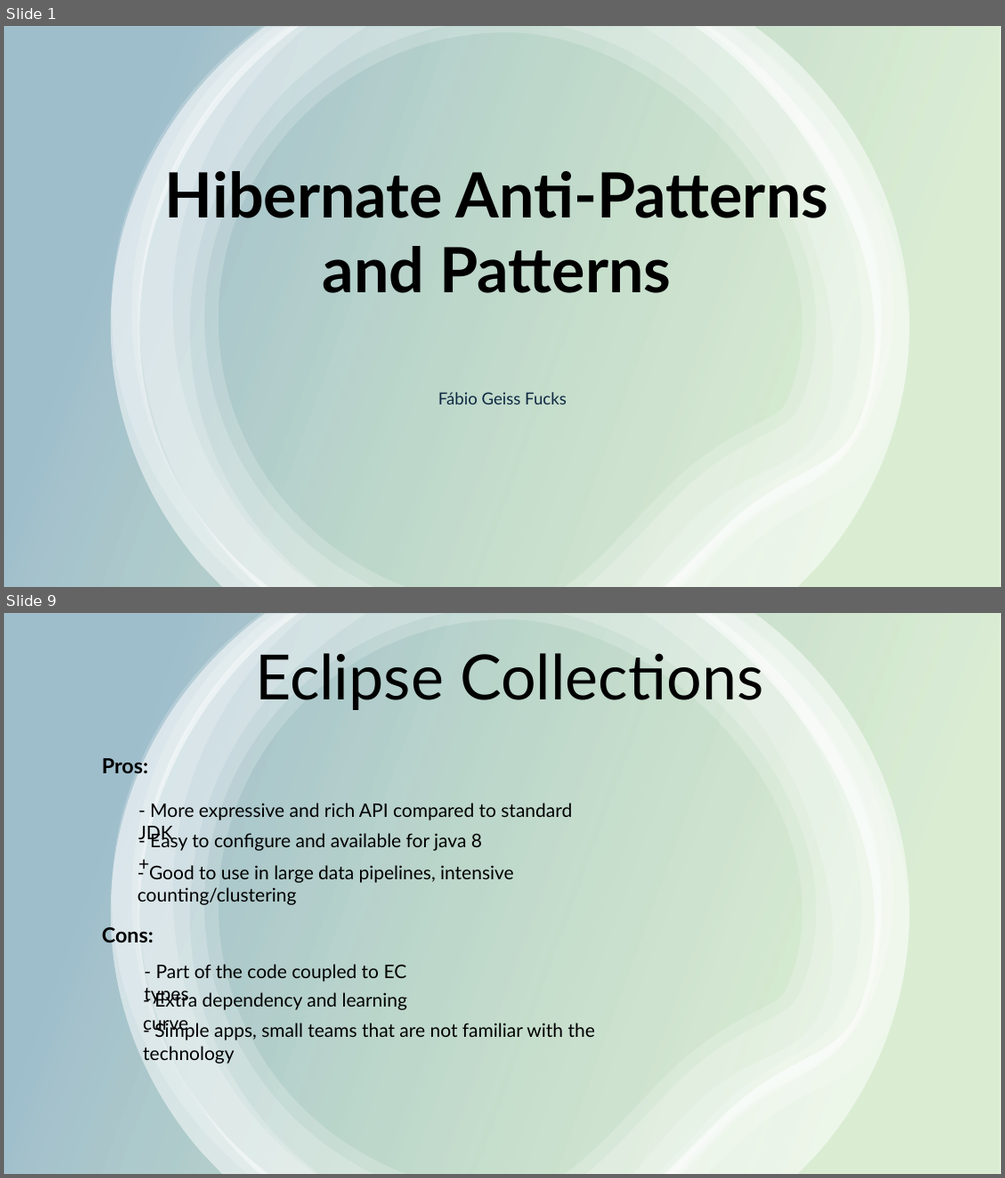
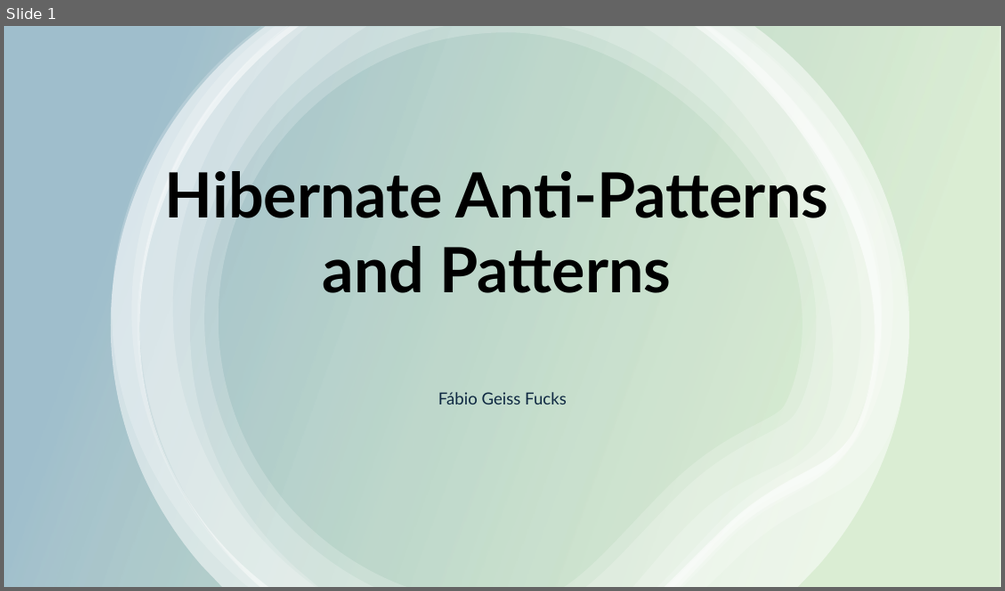
Before and after one commit to FFucks/hibernate, a slide deck: hibernate_presentation.pptx. Shown one above the other, each under a label of ours: slides 1 and 9 before the commit, slide 1 after it; the slides between them are not shown. The pictures are 1005x1178 and 1005x591 pixels, drawn with LibreOffice and Linux fonts; fonts in the diff are those of the drawing. Boxes give left, top, right and bottom in pixels: in the first picture for what was removed or moved away, otherwise in the second. Text is boxed around its words. In the diff, an @@ line names an element or a change of style, - is before the commit and + after.

```diff
--- a/hibernate_presentation.pptx
+++ b/hibernate_presentation.pptx
@@ slide 9 removed at [4, 613, 1001, 1174], background #FFFFFF @@
@@ rectangle removed at [4, 613, 1001, 1174] @@
@@ group removed at [111, 613, 909, 1174]: 6 freeform shapes @@
@@ title removed at [255, 646, 763, 710] @@
-Eclipse Collections
@@ text removed at [102, 755, 148, 778] @@
-Pros:
@@ text removed at [138, 803, 572, 844] @@
-- More expressive and rich API compared to standard JDK
@@ text removed at [150, 831, 482, 851] @@
-- Easy to configure and available for java 8 +
@@ text removed at [138, 865, 514, 906] @@
-- Good to use in large data pipelines, intensive counting/clustering
@@ text removed at [102, 925, 154, 948] @@
-Cons:
@@ text removed at [144, 964, 407, 1005] @@
-- Part of the code coupled to EC types
@@ text removed at [143, 990, 407, 1033] @@
-- Extra dependency and learning curve
@@ text removed at [154, 1021, 595, 1040] @@
-- Simple apps, small teams that are not familiar with the technology
```
Also in this commit, not shown: 3 slides changed, 12 slides added, 5 other slides removed, 12 other files.
